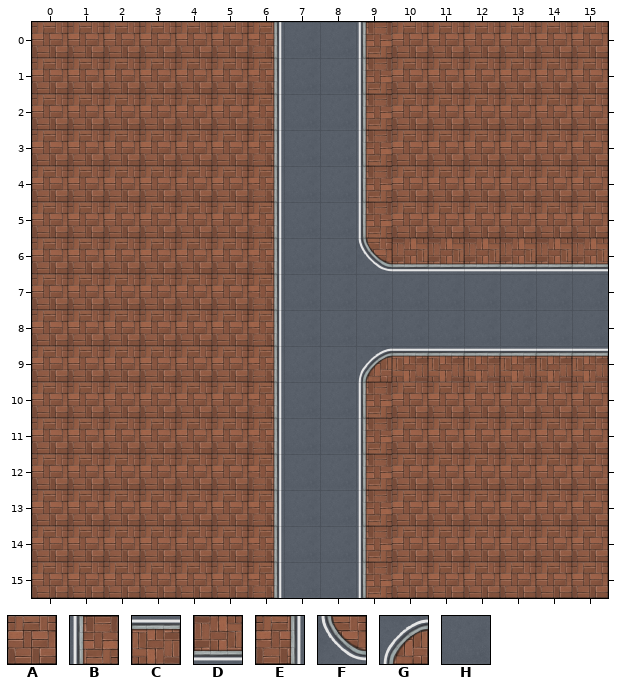
One commit to this Tiled map: right.tmx. Above is the file before it was changed.
Cells are 256x256 px. Shown: x 0..15, y 0..15.
Key: from "city": A 55 "block_01", B 56 "block_02 — копия (2)", C 57 "block_02 — копия (3)", D 58 "block_02 — копия", E 59 "block_02", F 62 "block_04 — копия", G 63 "block_04", H 64 "block_05".
_ is an empty cell.
Layer "Слой тайлов 1" before, first column x 0:
 0 AAAAAAEHHBAAAAAA
 1 AAAAAAEHHBAAAAAA
 2 AAAAAAEHHBAAAAAA
 3 AAAAAAEHHBAAAAAA
 4 AAAAAAEHHBAAAAAA
 5 AAAAAAEHHBAAAAAA
 6 AAAAAAEHHFDDDDDD
 7 AAAAAAEHHHHHHHHH
 8 AAAAAAEHHHHHHHHH
 9 AAAAAAEHHGCCCCCC
10 AAAAAAEHHBAAAAAA
11 AAAAAAEHHBAAAAAA
12 AAAAAAEHHBAAAAAA
13 AAAAAAEHHBAAAAAA
14 AAAAAAEHHBAAAAAA
15 AAAAAAEHHBAAAAAA
And afterwards:
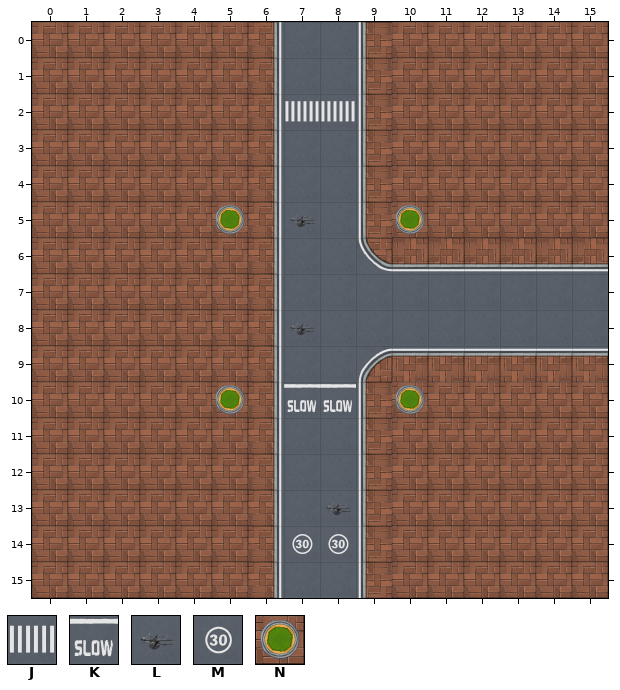
Further tiles: from "city": J 67 "block_08", K 70 "block_11", L 74 "block_15", M 83 "block_24", N 86 "block_27".
Edits made:
{"where": "layer \"Слой тайлов 1\""}
{"y":2,"x":7,"old":"HH","new":"JJ"}
{"y":5,"x":5,"old":"A","new":"N"}
{"y":5,"x":7,"old":"H","new":"L"}
{"y":5,"x":10,"old":"A","new":"N"}
{"y":8,"x":7,"old":"H","new":"L"}
{"y":10,"x":5,"old":"A","new":"N"}
{"y":10,"x":7,"old":"HH","new":"KK"}
{"y":10,"x":10,"old":"A","new":"N"}
{"y":13,"x":8,"old":"H","new":"L"}
{"y":14,"x":7,"old":"HH","new":"MM"}
